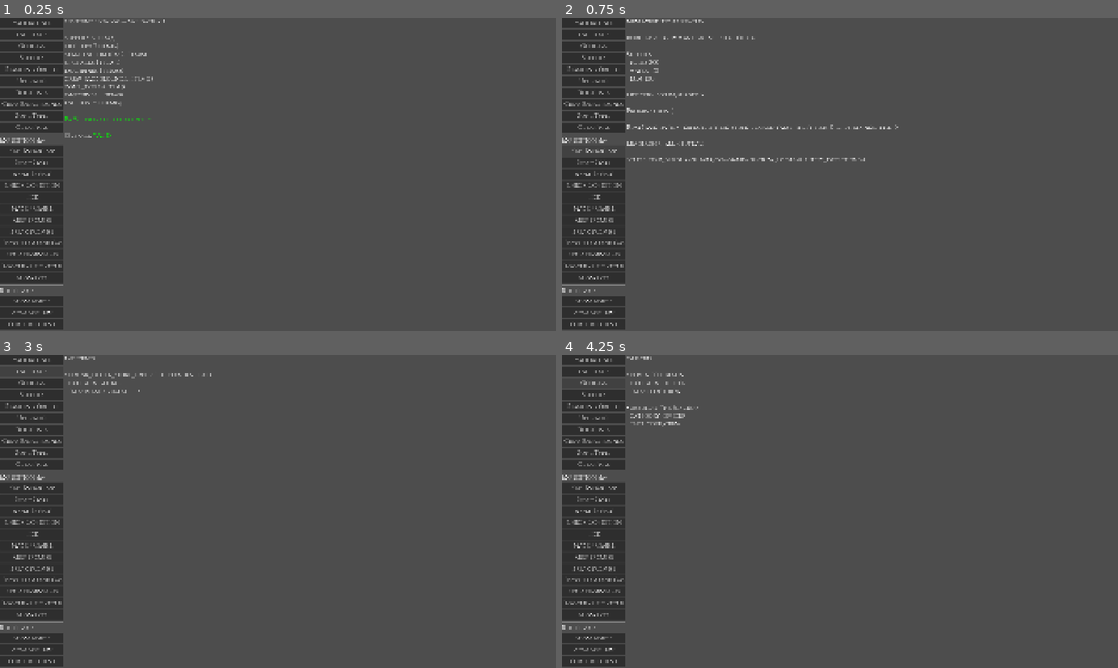
Above: before the commit, frames 1-4 (two rows, left to right).
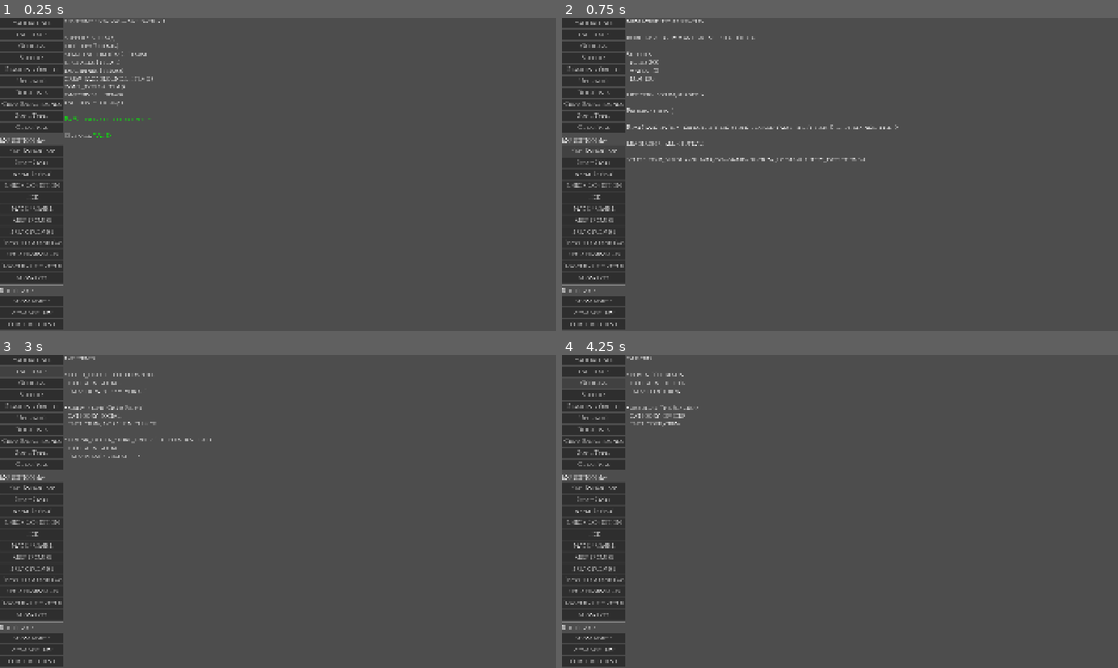
Above: after the commit, the same moments.

Repository: mcgrj/deadreckoning
Game: Godot game, scene res://test/ContentDebugScene.tscn
The game is run twice, just before and just after one commit, with the same random seed, the same clock (stepped at 60 frames per second) and the same inputs.
Inputs:
- Up to frame 1 (0.25 s): no input
- Up to frame 2 (0.75 s): click "New Expedition" at 0.5 s
- Up to frame 3 (3 s): click "New Expedition" at 1.25 s; click "Validate All" at 2 s; click "Incidents" at 2.75 s
- Up to frame 4 (4.25 s): click "Officers" at 3.5 s

The runs differ from the first frame. In frame 1, less than 0.1% of the frame differs, in the area x 18-23%, y 26-29%; in frame 2, nothing differs; in frame 3, 0.6%, in the area x 11-38%, y 5-33%; in frame 4, nothing differs.

Commit message:
feat(stage-4): author vertical slice content — purser incident, food_dispute, crew_fight

Diff:
--- /dev/null
+++ b/game/content/incidents/crew_fight.tres
@@ -0,0 +1,36 @@
+[gd_resource type="Resource" script_class="IncidentDef" format=3]
+
+[ext_resource type="Script" path="res://src/content/resources/IncidentDef.gd" id="1_incident"]
+[ext_resource type="Script" path="res://src/content/resources/IncidentChoiceDef.gd" id="2_choice"]
+[ext_resource type="Script" path="res://src/content/resources/EffectDef.gd" id="3_effect"]
+[ext_resource type="Script" path="res://src/content/resources/WeightModifierDef.gd" id="4_wmod"]
+
+[sub_resource type="Resource" id="Resource_brd5"]
+script = ExtResource("3_effect")
+type = "burden_change"
+delta = 5
+
+[sub_resource type="Resource" id="Resource_choice1"]
+script = ExtResource("2_choice")
+choice_text = "Separate them. Log it and move on."
+officer_id = ""
+immediate_effects = Array[ExtResource("3_effect")]([SubResource("Resource_brd5")])
+memory_flags_set = Array[String](["crew_fight_occurred"])
+log_text = "Two men are separated. The mood is foul."
+
+[sub_resource type="Resource" id="Resource_wmod1"]
+script = ExtResource("4_wmod")
+condition_type = "has_standing_order"
+condition_value = "tighten_rationing"
+multiplier = 2.0
+
+[resource]
+script = ExtResource("1_incident")
+trigger_band = "tick"
+choices = Array[ExtResource("2_choice")]([SubResource("Resource_choice1")])
+weight_modifiers = Array[ExtResource("4_wmod")]([SubResource("Resource_wmod1")])
+log_text_template = "A fight breaks out between two members of the crew."
+id = "crew_fight"
+display_name = "Crew Fight"
+category = "social"
+tags = Array[String](["crew", "morale", "violence"])
--- a/game/content/incidents/drunk_purser_store_error.tres
+++ b/game/content/incidents/drunk_purser_store_error.tres
@@ -5,35 +5,55 @@
 [ext_resource type="Script" path="res://src/content/resources/EffectDef.gd" id="3_o1431"]
 [ext_resource type="Script" path="res://src/content/resources/IncidentDef.gd" id="4_fm3pj"]
 
-[sub_resource type="Resource" id="Resource_3r08o"]
+[sub_resource type="Resource" id="Resource_cmd3"]
 script = ExtResource("3_o1431")
 type = "command_change"
 delta = 3
 
-[sub_resource type="Resource" id="Resource_b2b24"]
+[sub_resource type="Resource" id="Resource_brd2"]
 script = ExtResource("3_o1431")
 type = "burden_change"
 delta = -2
 
-[sub_resource type="Resource" id="Resource_ry1cg"]
+[sub_resource type="Resource" id="Resource_bosun_choice"]
 script = ExtResource("2_b38pm")
 choice_text = "Hold the purser accountable. Order a public audit."
 officer_id = "bosun"
-immediate_effects = Array[ExtResource("3_o1431")]([SubResource("Resource_3r08o"), SubResource("Resource_b2b24")])
+immediate_effects = Array[ExtResource("3_o1431")]([SubResource("Resource_cmd3"), SubResource("Resource_brd2")])
 memory_flags_set = Array[String](["purser_exposed"])
 log_text = "The purser's error is announced. Command steadies, but the humiliation will not be forgotten."
+leadership_tag = "harsh"
+effects_preview = "Command +3, Burden −2"
+risk_text = "Purser resentment if innocent. Public humiliation is hard to undo."
 
-[sub_resource type="Resource" id="Resource_ogjag"]
+[sub_resource type="Resource" id="Resource_brd1"]
+script = ExtResource("3_o1431")
+type = "burden_change"
+delta = -1
+
+[sub_resource type="Resource" id="Resource_surgeon_choice"]
+script = ExtResource("2_b38pm")
+choice_text = "Hear the purser privately. A quiet restitution is possible."
+officer_id = "surgeon"
+immediate_effects = Array[ExtResource("3_o1431")]([SubResource("Resource_brd1")])
+memory_flags_set = Array[String](["purser_error_concealed"])
+log_text = "The captain hears the purser privately. The crew suspects nothing — for now."
+leadership_tag = "merciful"
+effects_preview = "Burden −1"
+risk_text = "Theft may continue if this was not an error."
+
+[sub_resource type="Resource" id="Resource_flag"]
 script = ExtResource("3_o1431")
 type = "set_memory_flag"
-flag_key = "purser_error_concealed"
+flag_key = "purser_incident_ignored"
 
-[sub_resource type="Resource" id="Resource_2kh4s"]
+[sub_resource type="Resource" id="Resource_direct_placeholder"]
 script = ExtResource("2_b38pm")
-choice_text = "Cover the shortfall quietly. Adjust the records."
-immediate_effects = Array[ExtResource("3_o1431")]([SubResource("Resource_ogjag")])
-memory_flags_set = Array[String](["purser_error_concealed"])
-log_text = "The captain adjusts the ledger. The crew suspects nothing — for now."
+choice_text = "It is noted."
+officer_id = ""
+immediate_effects = Array[ExtResource("3_o1431")]([SubResource("Resource_flag")])
+memory_flags_set = Array[String](["purser_incident_ignored"])
+log_text = "The captain closes the matter without comment."
 
 [sub_resource type="Resource" id="Resource_3nyub"]
 script = ExtResource("1_coyvt")
@@ -46,7 +66,7 @@
 required_conditions = Array[ExtResource("1_coyvt")]([SubResource("Resource_3nyub")])
 cast_roles = Array[String](["purser", "bosun"])
 standing_order_interactions = Array[String](["audit_stores"])
-choices = Array[ExtResource("2_b38pm")]([SubResource("Resource_ry1cg"), SubResource("Resource_2kh4s")])
+choices = Array[ExtResource("2_b38pm")]([SubResource("Resource_bosun_choice"), SubResource("Resource_surgeon_choice"), SubResource("Resource_direct_placeholder")])
 log_text_template = "The purser's count is short. Rum has gone missing from the spirit locker."
 id = "drunk_purser_store_error"
 display_name = "The Purser's Error"
--- /dev/null
+++ b/game/content/incidents/food_dispute.tres
@@ -0,0 +1,36 @@
+[gd_resource type="Resource" script_class="IncidentDef" format=3]
+
+[ext_resource type="Script" path="res://src/content/resources/IncidentDef.gd" id="1_incident"]
+[ext_resource type="Script" path="res://src/content/resources/IncidentChoiceDef.gd" id="2_choice"]
+[ext_resource type="Script" path="res://src/content/resources/EffectDef.gd" id="3_effect"]
+[ext_resource type="Script" path="res://src/content/resources/WeightModifierDef.gd" id="4_wmod"]
+
+[sub_resource type="Resource" id="Resource_brd3"]
+script = ExtResource("3_effect")
+type = "burden_change"
+delta = -3
+
+[sub_resource type="Resource" id="Resource_choice1"]
+script = ExtResource("2_choice")
+choice_text = "Hear the complaints. Adjust the ration distribution."
+officer_id = ""
+immediate_effects = Array[ExtResource("3_effect")]([SubResource("Resource_brd3")])
+memory_flags_set = Array[String]([])
+log_text = "The captain hears the men out. Rations are redistributed fairly."
+
+[sub_resource type="Resource" id="Resource_wmod1"]
+script = ExtResource("4_wmod")
+condition_type = "has_standing_order"
+condition_value = "tighten_rationing"
+multiplier = 0.3
+
+[resource]
+script = ExtResource("1_incident")
+trigger_band = "tick"
+choices = Array[ExtResource("2_choice")]([SubResource("Resource_choice1")])
+weight_modifiers = Array[ExtResource("4_wmod")]([SubResource("Resource_wmod1")])
+log_text_template = "The men are grumbling about the rations. A dispute breaks out at the stores."
+id = "food_dispute"
+display_name = "Food Dispute"
+category = "social"
+tags = Array[String](["crew", "supply", "morale"])
--- a/game/content/standing_orders/tighten_rationing.tres
+++ b/game/content/standing_orders/tighten_rationing.tres
@@ -6,7 +6,7 @@
 [resource]
 script = ExtResource("1_rtimi")
 command_cost = 2
-forecast_text = "Likely reduces food consumption. Crew may resent it."
+forecast_text = "Food disputes become less likely. Tempers run shorter — fights more so."
 incident_interactions = Array[String](["ration_dispute"])
 id = "tighten_rationing"
 display_name = "Tighten Rationing"
--- a/game/test/ContentFrameworkTest.gd
+++ b/game/test/ContentFrameworkTest.gd
@@ -489,7 +489,7 @@
 
 	var incident: IncidentDef = ContentRegistry.get_by_id("incidents", "drunk_purser_store_error")
 	check(incident != null, "ContentRegistry: drunk_purser_store_error found by id")
-	check(incident.choices.size() == 2, "ContentRegistry: incident has 2 choices")
+	check(incident.choices.size() == 3, "ContentRegistry: incident has 3 choices")
 
 	# Catalog is now clean — no validation errors
 	check(ContentRegistry.is_valid(), "ContentRegistry.is_valid() true with clean catalog")
